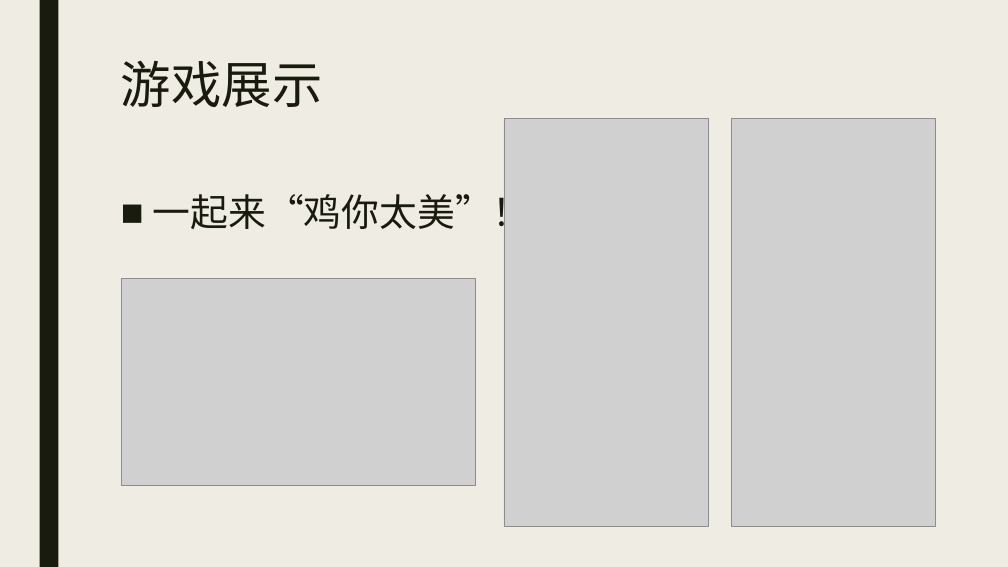
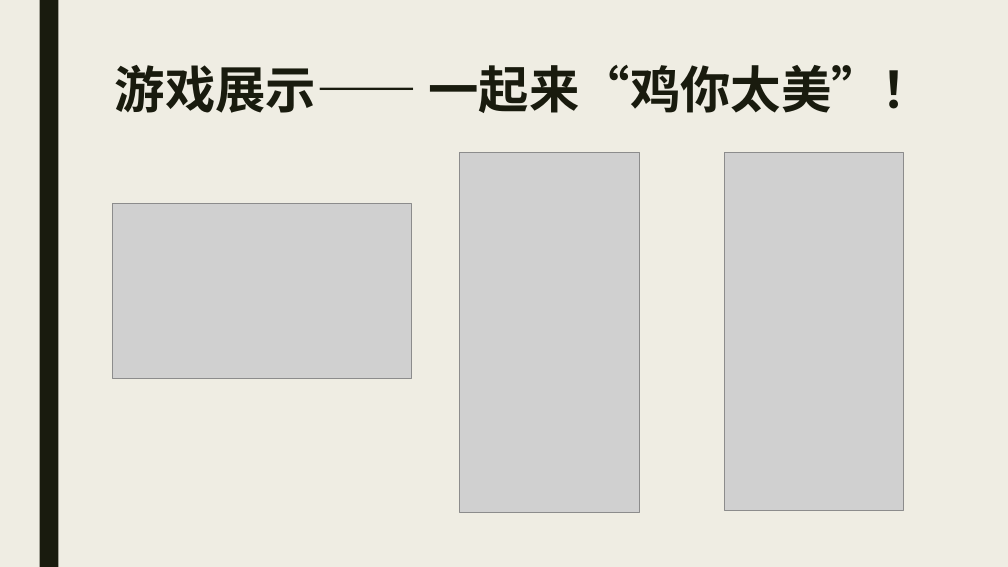
Before and after one commit to RLLDLBF/EasyGoing, a slide deck: slide 10 of Pre/游戏展示.pptx. Drawn at 1008x567 pixels with LibreOffice and Linux fonts; fonts in the diff are those of the drawing; grey boxes stand for pictures. Boxes give left, top, right and bottom in pixels: in the first picture for what was removed or moved away, otherwise in the second. Text is boxed around its words. In the diff, an @@ line names an element or a change of style, - is before the commit and + after.

Commit message:
add new ppt

```diff
--- a/Pre/游戏展示.pptx
+++ b/Pre/游戏展示.pptx
@@ title at [115,65,932,113]: text changed; bold on @@
-游戏展示
+游戏展示—— 一起来“鸡你太美”！
@@ picture: place and size @@
-picture at [504,118,709,526]
+picture at [460,152,640,512]
@@ picture: place and size @@
-picture at [732,118,936,526]
+picture at [725,153,904,510]
@@ picture: place and size @@
-picture at [122,278,476,485]
+picture at [112,203,411,379]
@@ text removed at [153,188,531,237] @@
-■ 一起来“鸡你太美”！
```
Also in this commit, not shown: 10 other slides changed.
